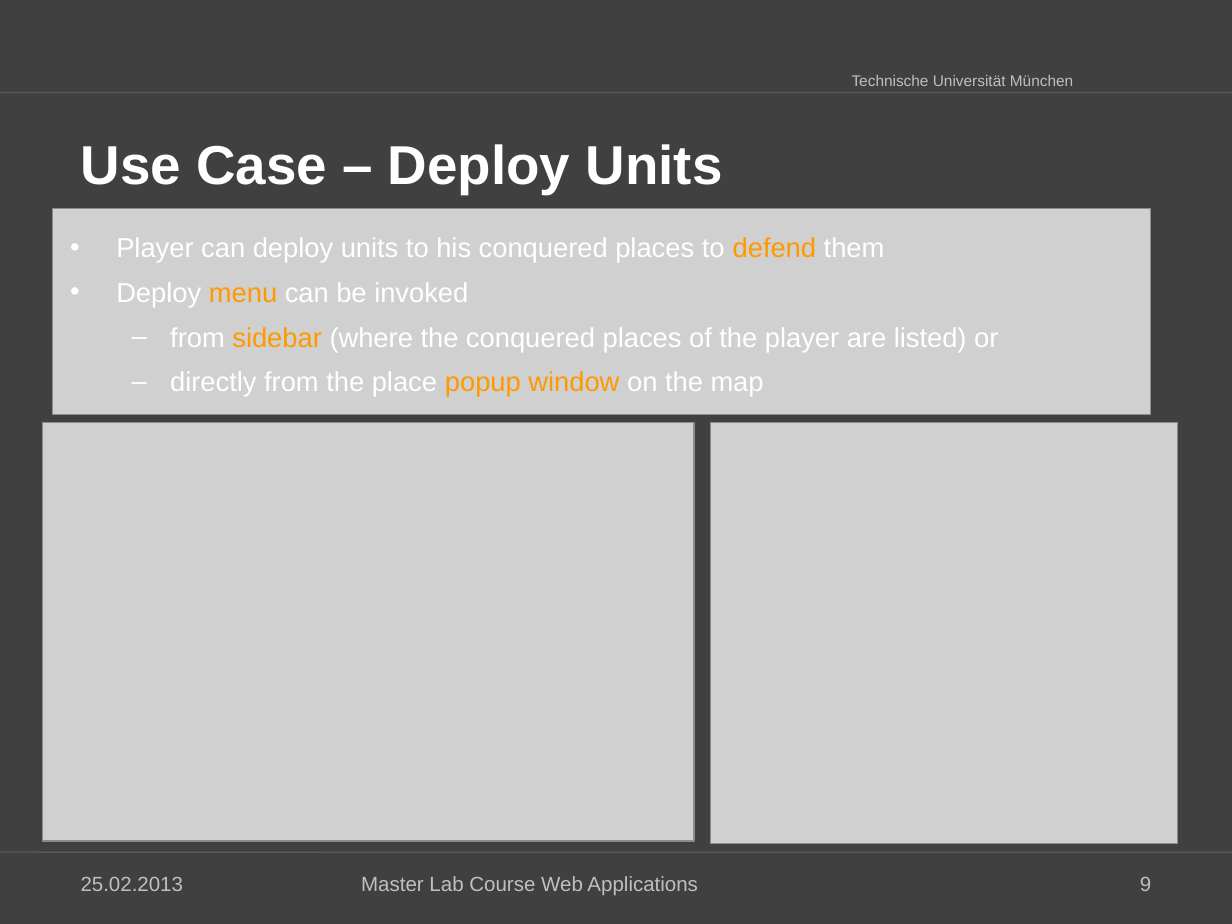
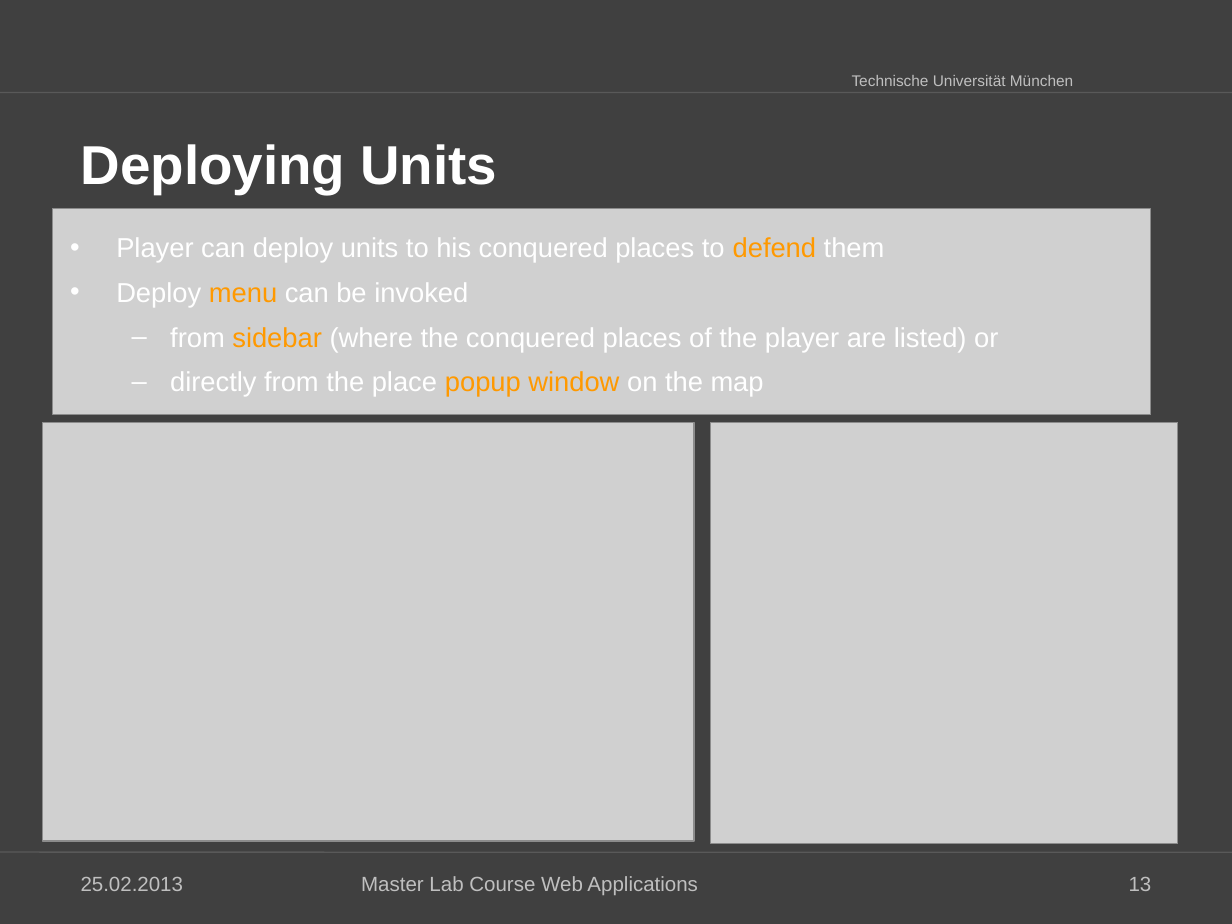
Before and after one commit to kneczaj/pi-puppids, a slide deck: slide 13 of docs/group4_Final_Presentation.ppt (slide 9 before the commit). Drawn at 1232x924 pixels with LibreOffice and Linux fonts; fonts in the diff are those of the drawing; grey boxes stand for pictures; background and template pictures are left out. Boxes give left, top, right and bottom in pixels: in the first picture for what was removed or moved away, otherwise in the second. Text is boxed around its words. In the diff, an @@ line names an element or a change of style, - is before the commit and + after.

```diff
--- a/docs/group4_Final_Presentation.ppt
+++ b/docs/group4_Final_Presentation.ppt
@@ title at box(81, 144, 497, 194): text changed @@
-Use Case – Deploy Units
+Deploying Units
@@ page number at box(1129, 877, 1152, 891): text changed @@
-9
+13
```
Also in this commit, not shown: 5 other slides changed, 7 slides added, 2 other files.
